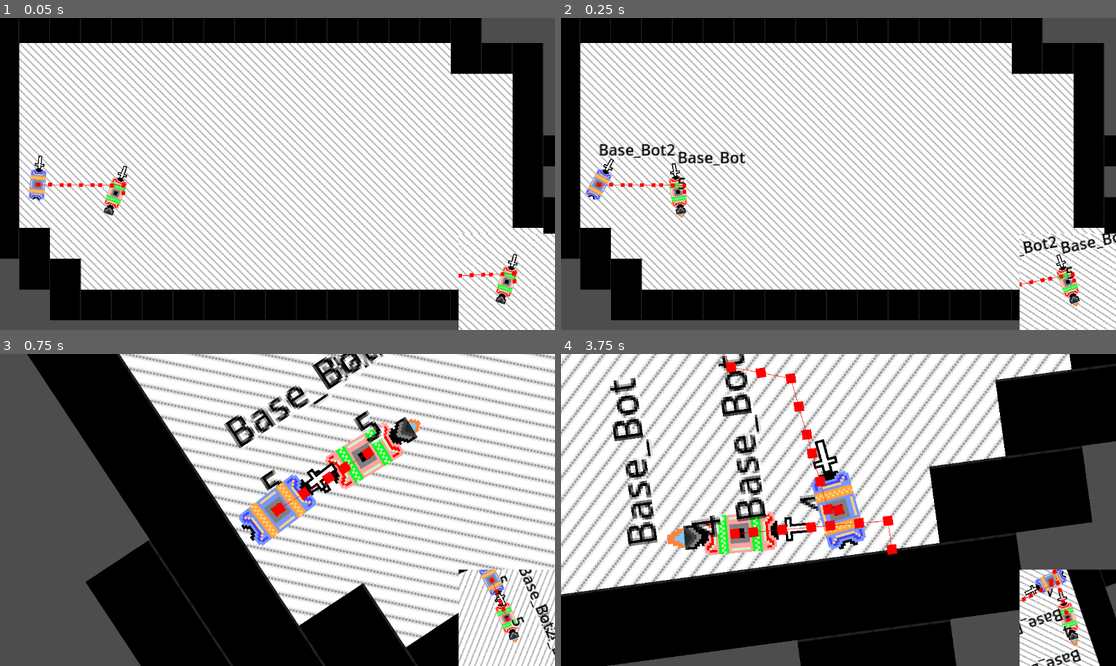
Above: before the commit, frames 1-4 (two rows, left to right).
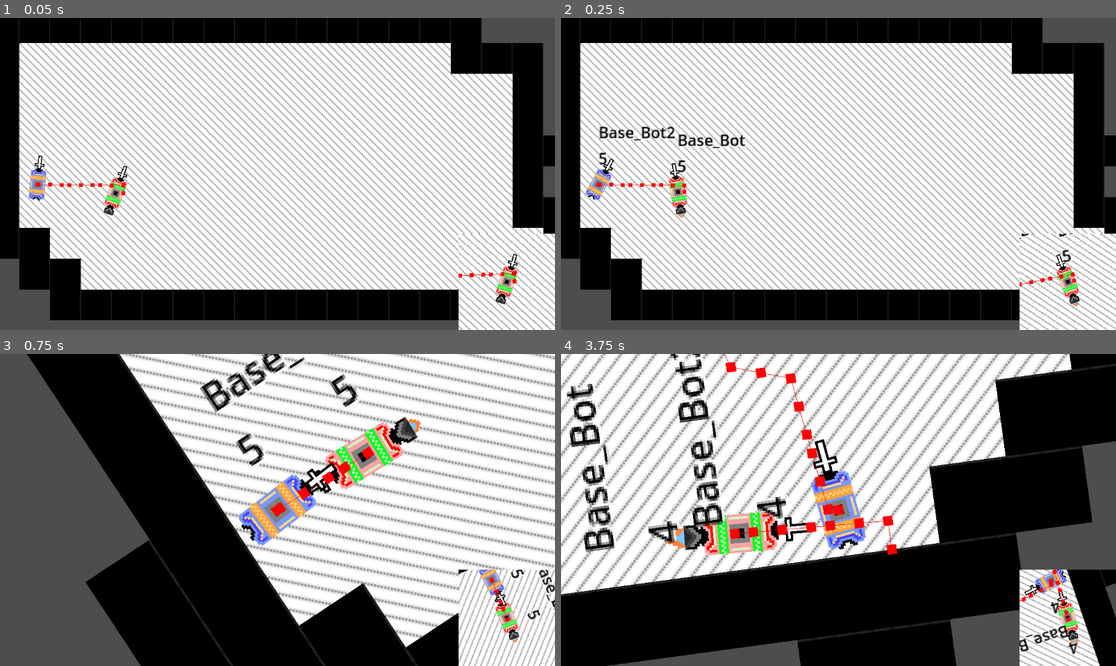
Above: after the commit, the same moments.

Repository: CWmain/botManager
Game: Godot game, scene res://Scene/base.tscn
Same seed, same stepped clock (60 frames per second), same inputs: the game is played once before the commit and once after it.
Inputs (mouse positions are in pixels of both pictures, inside the frame that each line leads up to):
- Up to frame 1 (0.05 s): no input
- Up to frame 2 (0.25 s): no input
- Up to frame 3 (0.75 s): move the mouse to (399, 494) at 0.52 s; tap C (BotCam) at 0.6 s
- Up to frame 4 (3.75 s): move the mouse to (727, 525) at 1.27 s; hold Down (ui_down) 1.28-2.03 s; click (727, 525) at 1.35 s; move the mouse to (894, 441) at 2.02 s; tap C (BotCam) at 2.1, 3.6 s; move the mouse to (810, 572) at 2.77 s; click (810, 572) at 2.85 s; move the mouse to (1005, 556) at 3.52 s; hold Down (ui_down) from 3.53 s (still down)

Frame 1 is identical in both runs. In frame 2, 1.7% of the frame differs, in the area x 6-100%, y 34-84%; in frame 3, 3.8%; in frame 4, 7.5%, in the area x 1-94%, y 0-100%.

Commit message:
Improved debug spacing

Diff:
--- a/DebugTools/DebugDisplay/debug_display.gd
+++ b/DebugTools/DebugDisplay/debug_display.gd
@@ -16,4 +16,4 @@
 	if (timer > 0.1):
 		timer -= 0.1
 		health.text = str(toDisplay.curHealth)
-		position = toDisplay.position+Vector2(0,-48)
+		position = toDisplay.position+Vector2(0,-16-size.y)
--- a/DebugTools/DebugDisplay/debug_display.tscn
+++ b/DebugTools/DebugDisplay/debug_display.tscn
@@ -4,10 +4,10 @@
 
 [node name="DebugDisplay" type="VBoxContainer"]
 offset_left = -16.0
-offset_top = -50.0
+offset_top = -51.0
 offset_right = 24.0
+offset_bottom = -1.0
 pivot_offset = Vector2(16, 50)
-alignment = 2
 script = ExtResource("1_plis2")
 
 [node name="BotName" type="Label" parent="."]
